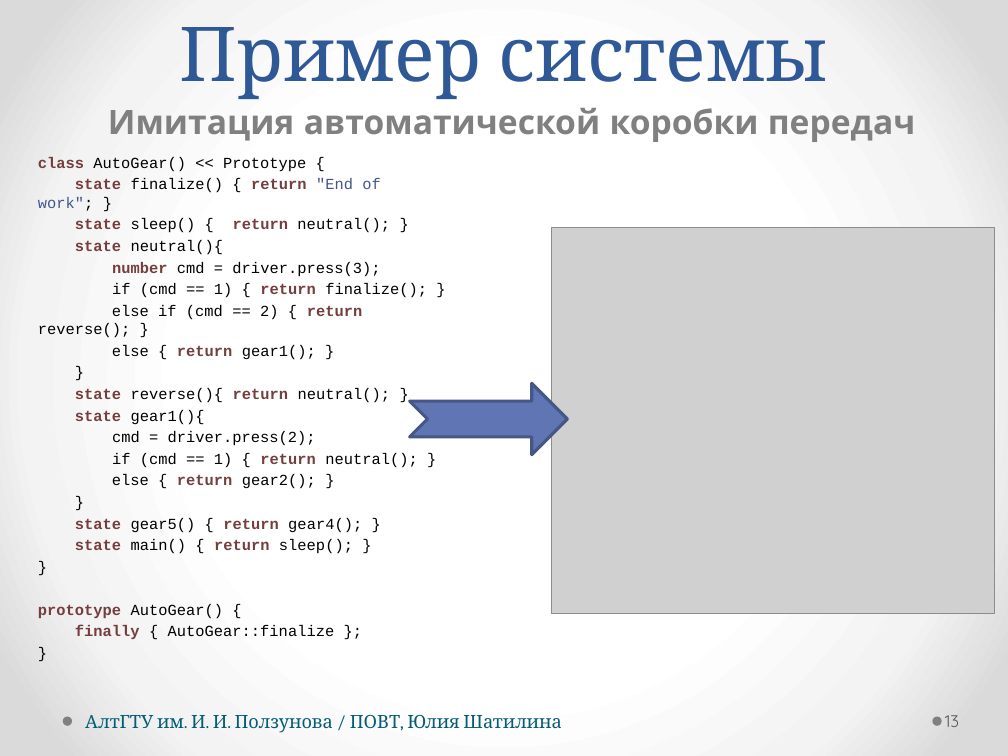
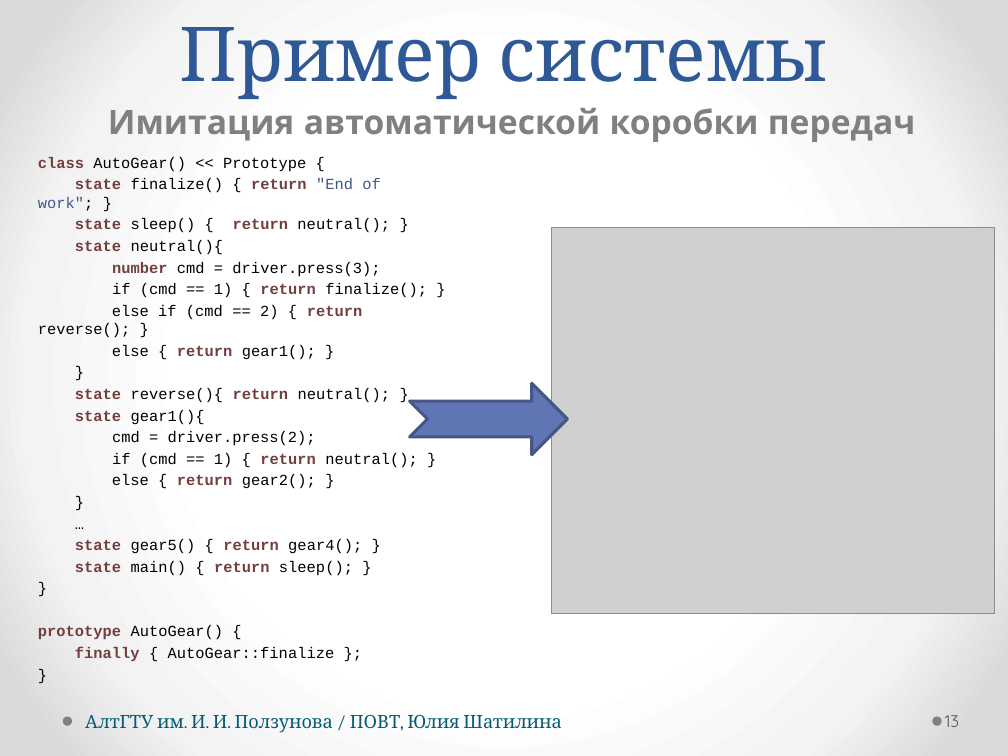
Before and after one commit to hisohito/proto-doc, a slide deck: slide 13 of shatilina.pptx. Drawn at 1008x756 pixels with LibreOffice and Linux fonts; fonts in the diff are those of the drawing; grey boxes stand for pictures. Boxes give left, top, right and bottom in pixels: in the first picture for what was removed or moved away, otherwise in the second. Text is boxed around its words. In the diff, an @@ line names an element or a change of style, - is before the commit and + after.

```diff
--- a/shatilina.pptx
+++ b/shatilina.pptx
@@ text at <box>38,157,427,661</box>: paragraph added @@
+…
```
Also in this commit, not shown: 2 other files.
